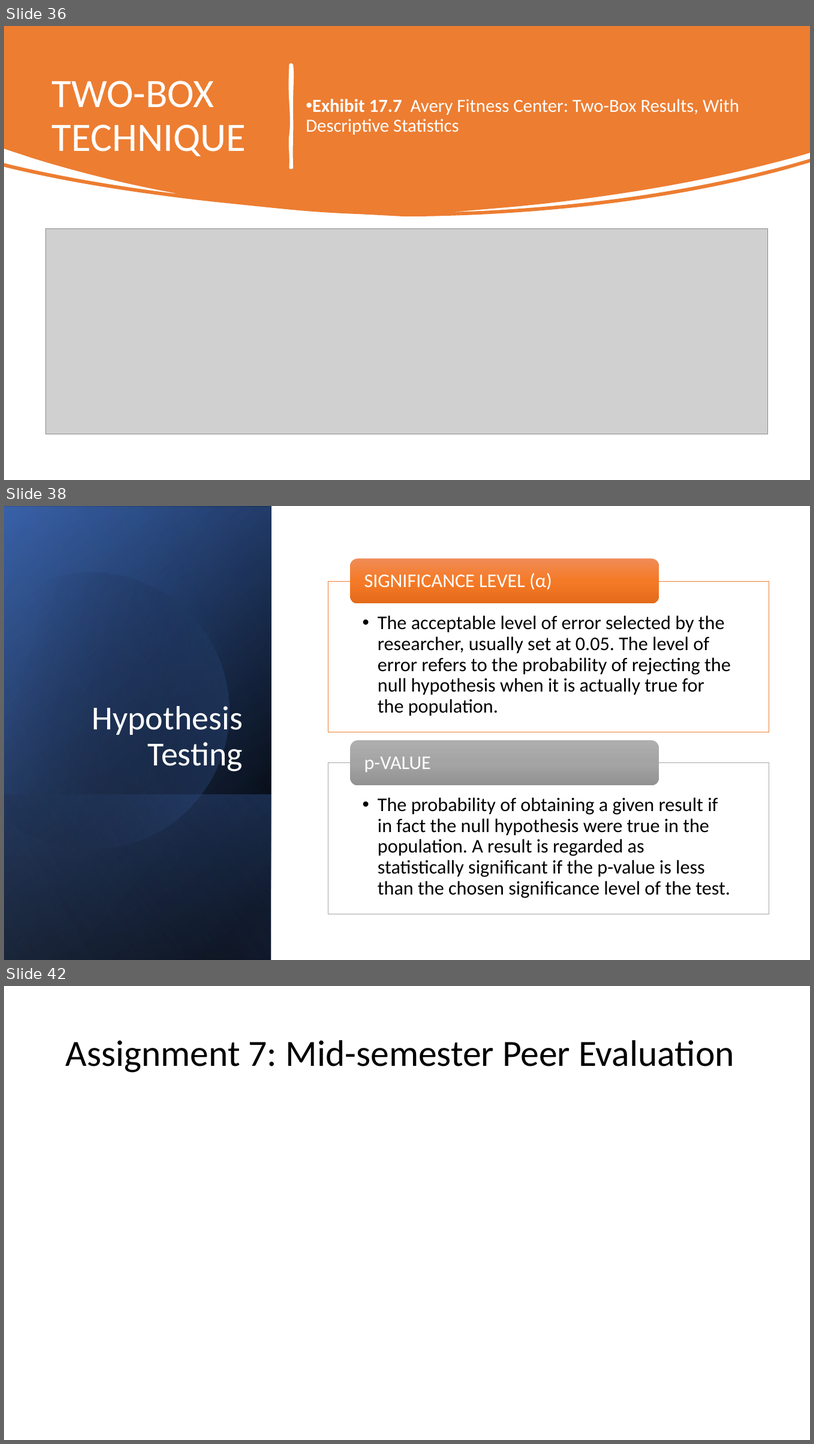
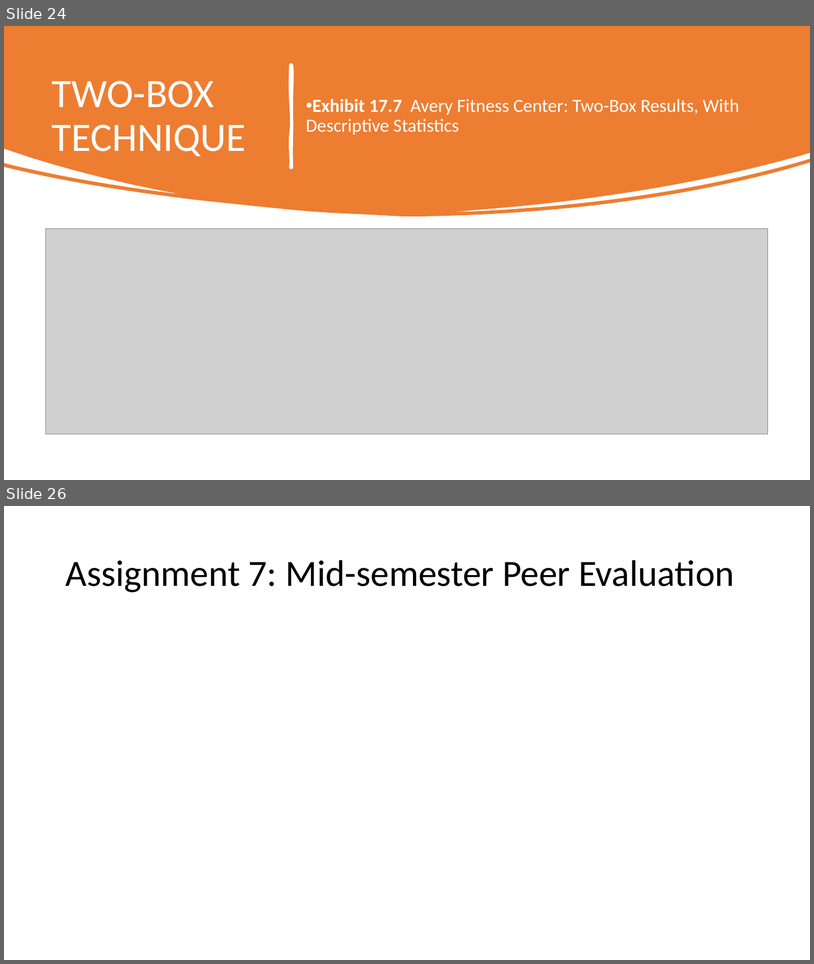
Before and after one commit to mikenguyen13/mar4050, a slide deck: lectures/11/2_Analysis and Interpretation Individual Variables Independently.pptx. Shown one above the other, each under a label of ours: slides 36, 38 and 42 before the commit, slides 24 and 26 after it; the slides between them are not shown. The pictures are 814x1444 and 814x964 pixels, drawn with LibreOffice and Linux fonts; fonts in the diff are those of the drawing; grey boxes stand for pictures. Boxes give left, top, right and bottom in pixels: in the first picture for what was removed or moved away, otherwise in the second. Text is boxed around its words. In the diff, an @@ line names an element or a change of style, - is before the commit and + after.

```diff
--- a/lectures/11/2_Analysis and Interpretation Individual Variables Independently.pptx
+++ b/lectures/11/2_Analysis and Interpretation Individual Variables Independently.pptx
@@ slide 38 removed at <box>4,506,810,960</box>, background #FFFFFF @@
@@ rectangle removed at <box>4,506,272,960</box> @@
@@ rectangle removed at <box>4,507,272,960</box> @@
@@ rectangle removed at <box>4,506,272,960</box> @@
@@ freeform shape removed at <box>4,540,263,877</box> @@
@@ title removed at <box>92,706,243,771</box> @@
-Hypothesis Testing
@@ group removed at <box>328,559,769,914</box>: 4 texts, 2 rectangles, 2 rounded rectangles @@
-  • The acceptable level of error selected by the researcher, usually set at 0.05. The level of error refers to the probability of rejecting the null hypothesis when it is actually true for the population.
-SIGNIFICANCE LEVEL (α)
-  • The probability of obtaining a given result if in fact the null hypothesis were true in the population. A result is regarded as statistically significant if the p-value is less than the chosen significance level of the test.
-p-VALUE
@@ rectangle removed at <box>4,794,272,960</box> @@
@@ what was slide 36 is now slide 24 @@
@@ what was slide 42 is now slide 26 @@
```
Also in this commit, not shown: 1 slide added, 16 other slides removed, 21 other files.
